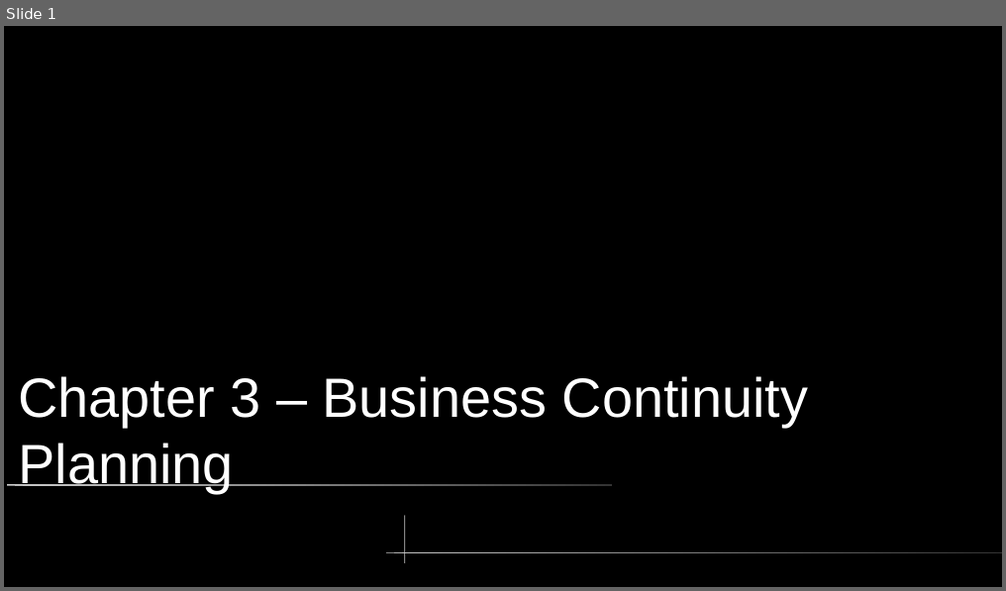
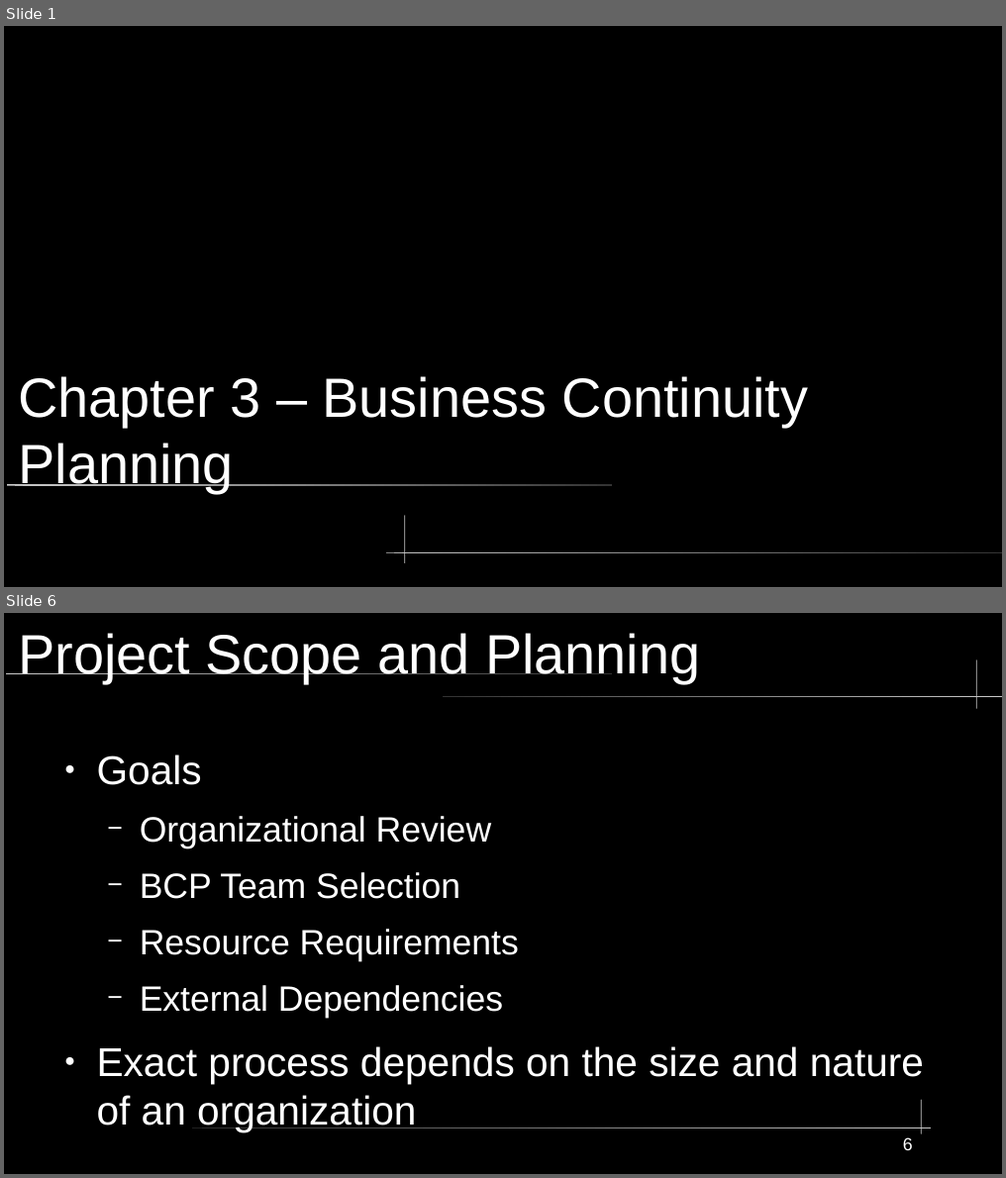
Before and after one commit to City-Colleges-of-Chicago-Cybersecurity/COMPSFI-214, a slide deck: 2026/Spring/powerpoints/Chatper-03-Business-Continuity-Planning.odp. Shown one above the other, each under a label of ours: slide 1 before the commit, slides 1 and 6 after it; the slides between them are not shown. The pictures are 1006x591 and 1006x1178 pixels, drawn with LibreOffice and Linux fonts; fonts in the diff are those of the drawing. Boxes give left, top, right and bottom in pixels: in the first picture for what was removed or moved away, otherwise in the second. Text is boxed around its words. In the diff, an @@ line names an element or a change of style, - is before the commit and + after.

```diff
--- a/2026/Spring/powerpoints/Chatper-03-Business-Continuity-Planning.odp
+++ b/2026/Spring/powerpoints/Chatper-03-Business-Continuity-Planning.odp
@@ slide 6 added at [4,613,1002,1174], background #000000 @@
@@ title added at [18,633,700,683], 44 pt, text #FFFFFF @@
+Project Scope and Planning
@@ freeform shape added at [976,661,977,709], fill #CCCCCC @@
@@ rounded rectangle added at [6,672,612,674], fill gradient #CCCCCC to #333333 @@
@@ rounded rectangle added at [444,696,1002,697], fill gradient #333333 to #CCCCCC @@
@@ text added at [97,755,924,1132], 28 pt, text #FFFFFF @@
+● Goals
+  − Organizational Review
+  − BCP Team Selection
+  − Resource Requirements
+  − External Dependencies
+● Exact process depends on the size and nature of an organization
@@ freeform shape added at [922,1100,923,1135], fill #CCCCCC @@
@@ rounded rectangle added at [192,1128,932,1129], fill gradient #333333 to #CCCCCC @@
@@ page number added at [903,1138,913,1151], 14 pt, text #FFFFFF @@
+6
```
Also in this commit, not shown: 7 other slides added, 7 slides removed.
